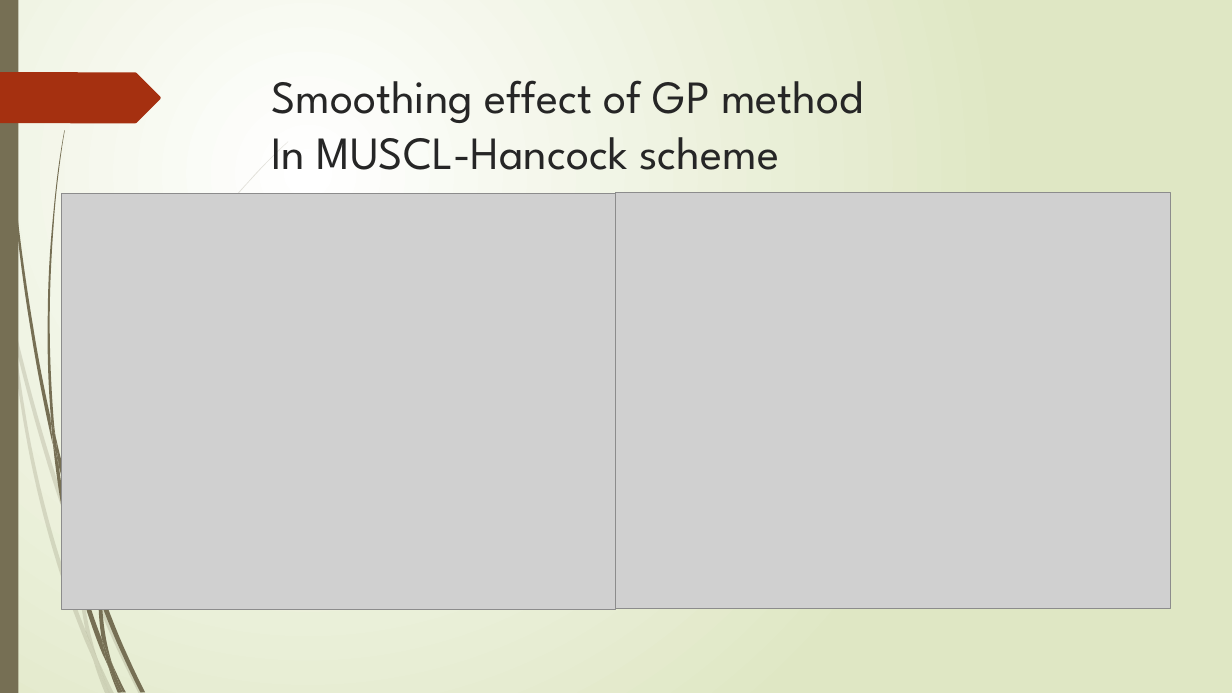
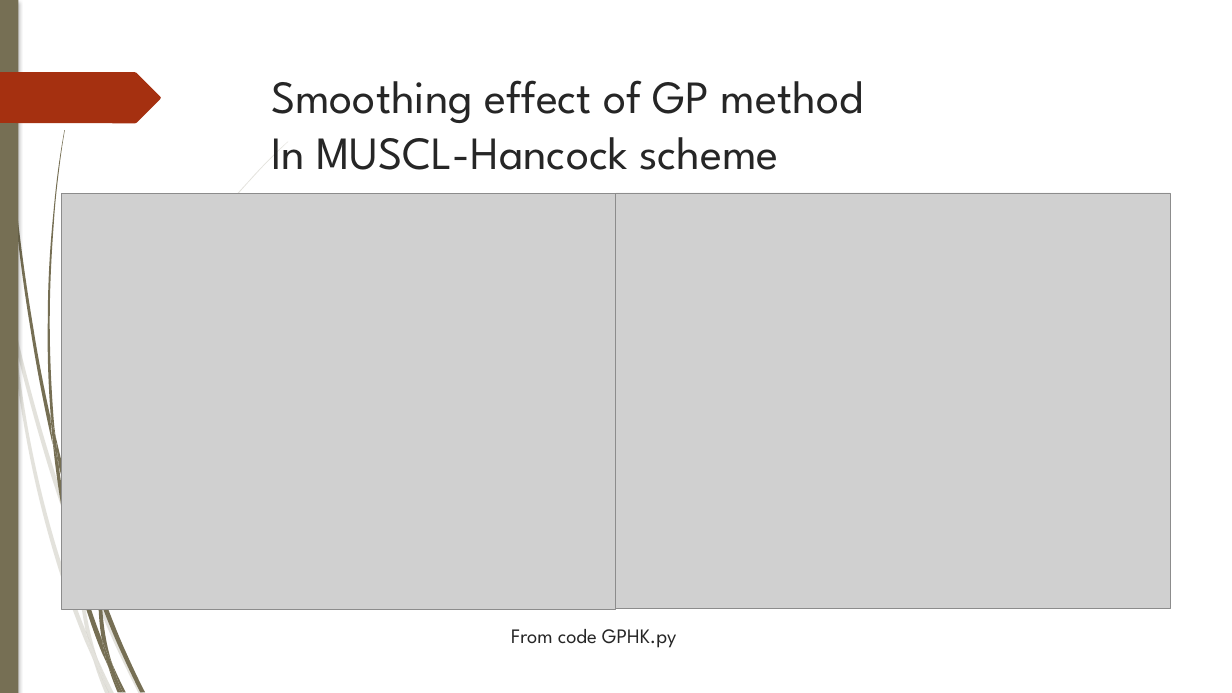
Before and after one commit to TsunSungKuo/ComputAstroPhys_GroupReport, a slide deck: slide 33 of ca_team_project.pptx. Drawn at 1232x693 pixels with LibreOffice and Linux fonts; fonts in the diff are those of the drawing; grey boxes stand for pictures. Boxes give left, top, right and bottom in pixels: in the first picture for what was removed or moved away, otherwise in the second. Text is boxed around its words. In the diff, an @@ line names an element or a change of style, - is before the commit and + after.

```diff
--- a/ca_team_project.pptx
+++ b/ca_team_project.pptx
@@ background gradient #FFFFFF to #DFE8C4 to #FFFFFF @@
@@ rectangle at [0,0,18,693]: shadow on @@
@@ outline redrawn in 11 elements at [13,319,79,554], [81,551,143,693], [10,323,93,660], [78,554,97,657], [79,141,288,551], [86,631,110,693], [3,0,53,445], [102,592,145,692], [47,130,65,436], [98,596,112,665], [0,72,161,123] @@
@@ text added at [511,629,677,648], 16 pt, text #262626 @@
+From code GPHK.py
```
Also in this commit, not shown: 33 other slides changed.
